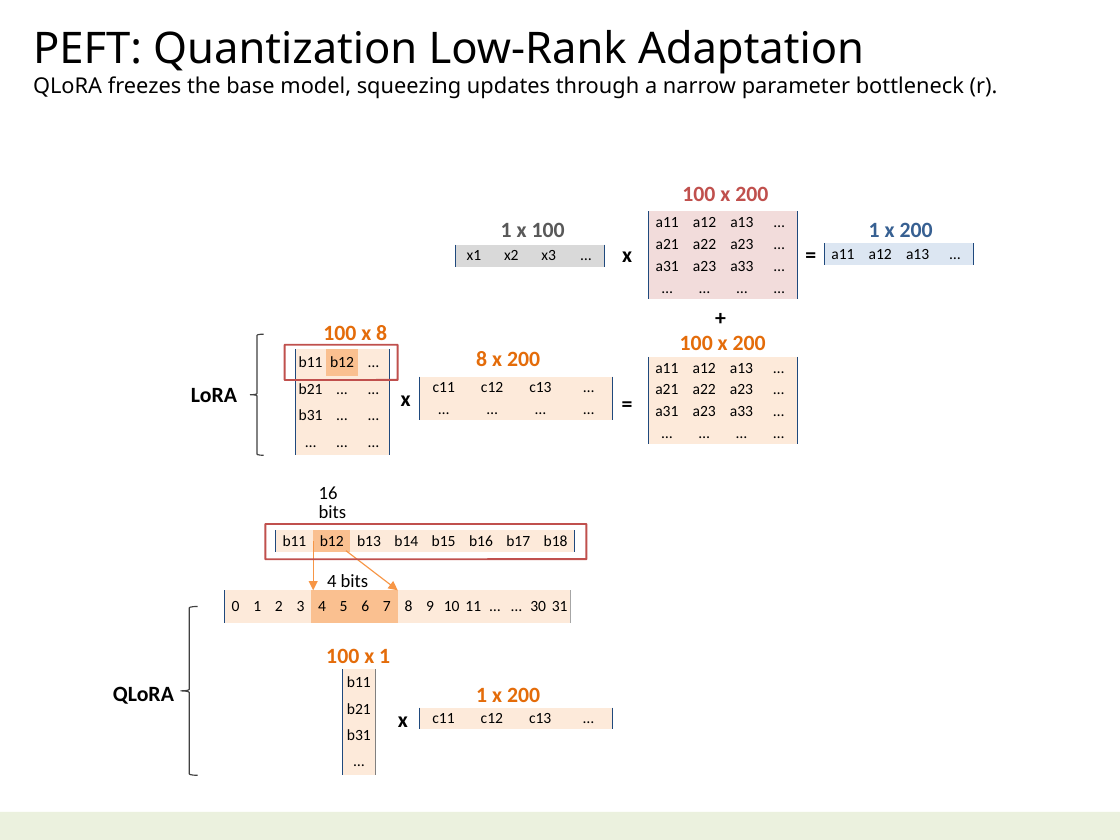
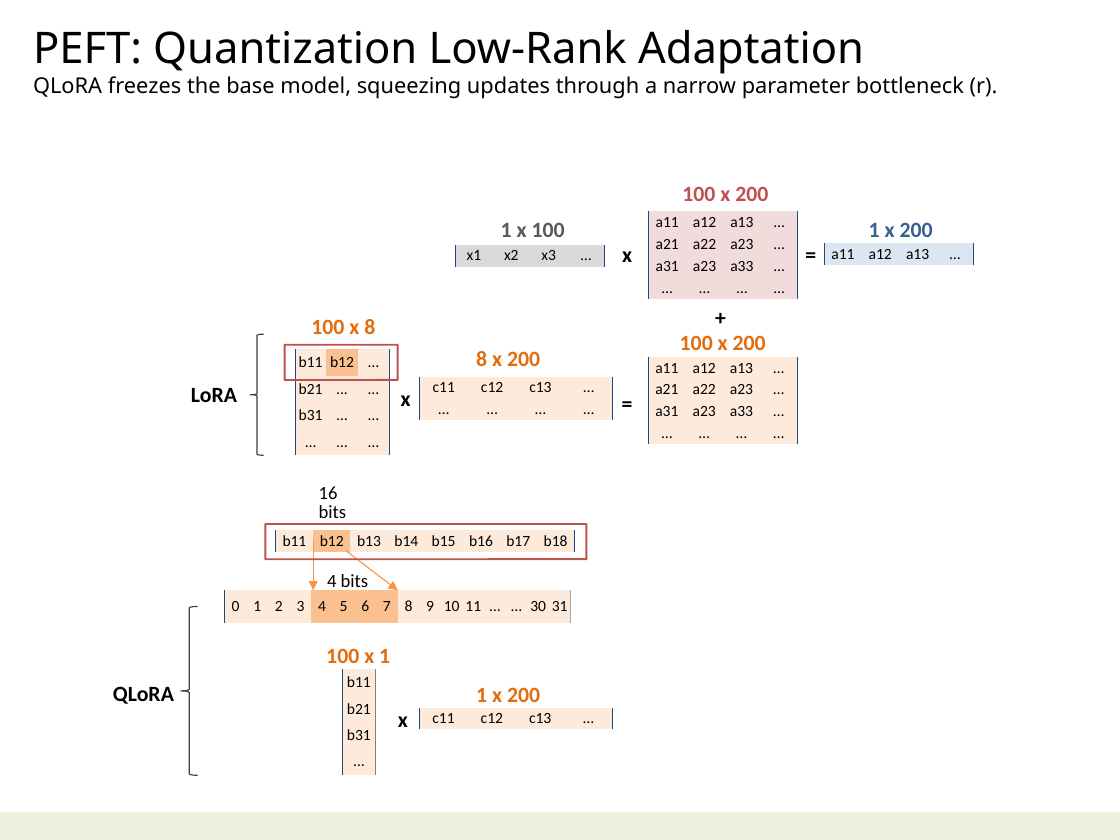
Before and after one commit to navibator/crazy-ai, a slide deck: slide 14 of ai-gemma.pptx. Drawn at 1120x840 pixels with LibreOffice and Linux fonts; fonts in the diff are those of the drawing. Boxes give left, top, right and bottom in pixels: in the first picture for what was removed or moved away, otherwise in the second. Text is boxed around its words. In the diff, an @@ line names an element or a change of style, - is before the commit and + after.

```diff
--- a/ai-gemma.pptx
+++ b/ai-gemma.pptx
@@ text "100 x 8" rewrapped from box(323, 325, 387, 346) to box(311, 319, 375, 334) @@
```
Also in this commit, not shown: 2 other slides changed, 1 slide removed, 1 other file.
